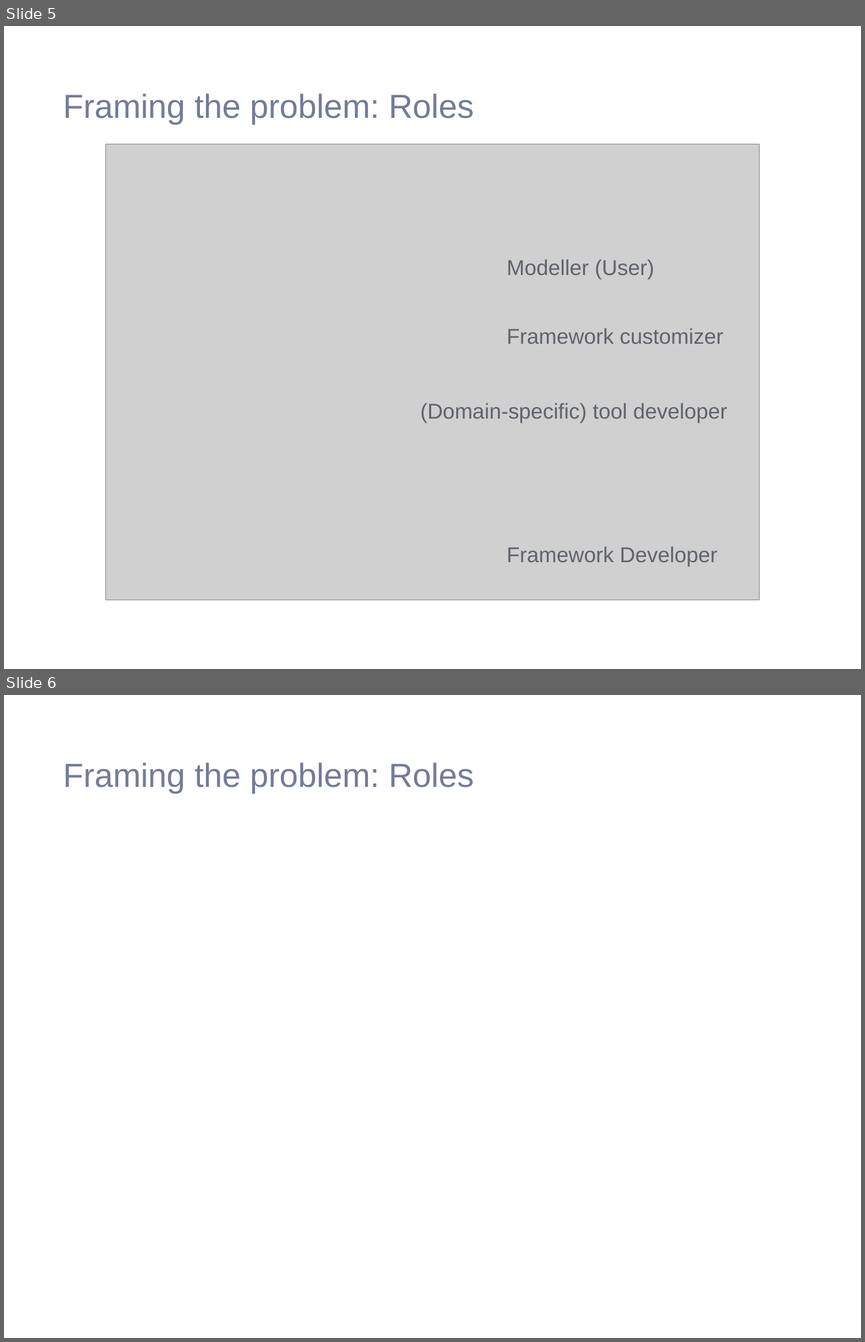
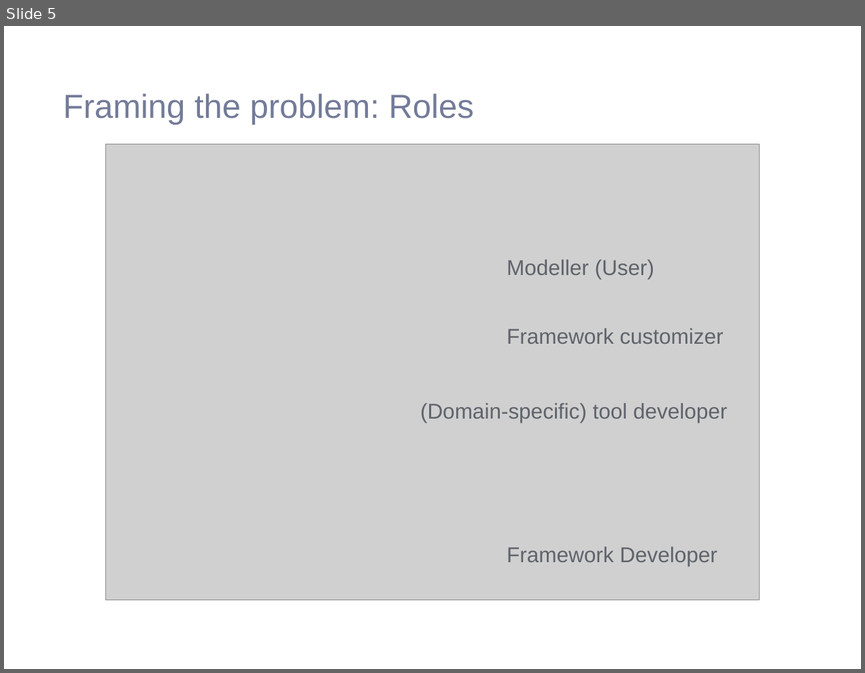
Before and after one commit to saadbinabid1/FlexMDEPaper, a slide deck: presentation/FlexMDE.pptx. Shown one above the other, each under a label of ours: slides 5 and 6 before the commit, slide 5 after it. The pictures are 865x1342 and 865x673 pixels, drawn with LibreOffice and Linux fonts; fonts in the diff are those of the drawing; grey boxes stand for pictures; background and template pictures are left out. Boxes give left, top, right and bottom in pixels: in the first picture for what was removed or moved away, otherwise in the second. Text is boxed around its words. In the diff, an @@ line names an element or a change of style, - is before the commit and + after.

```diff
--- a/presentation/FlexMDE.pptx
+++ b/presentation/FlexMDE.pptx
@@ slide 6 removed at [4,695,861,1338], background #FFFFFF @@
@@ title removed at [63,762,474,794] @@
-Framing the problem: Roles
```
Also in this commit, not shown: 5 slides changed, 8 slides added, 28 other slides removed, 4 other files.
